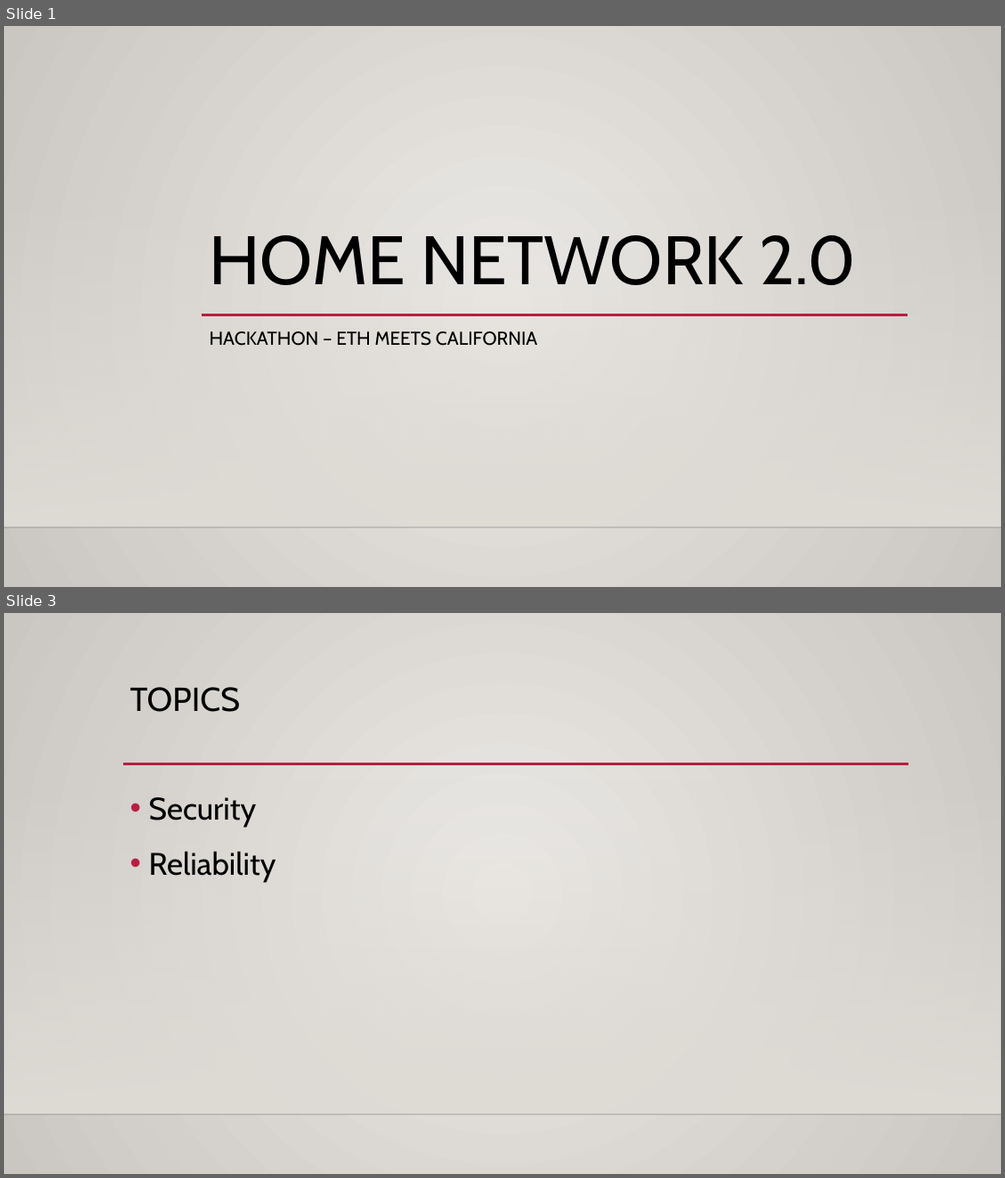
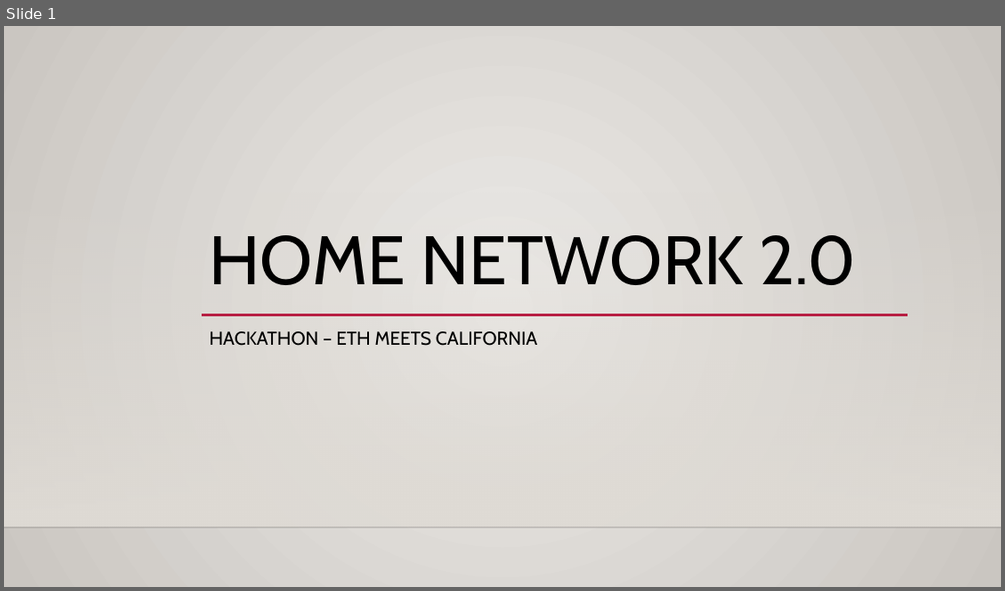
Before and after one commit to pajud/hackathonHomeNetwork, a slide deck: presentation.pptx. Shown one above the other, each under a label of ours: slides 1 and 3 before the commit, slide 1 after it; the slides between them are not shown. The pictures are 1005x1178 and 1005x591 pixels, drawn with LibreOffice and Linux fonts; fonts in the diff are those of the drawing; background and template pictures are left out. Boxes give left, top, right and bottom in pixels: in the first picture for what was removed or moved away, otherwise in the second. Text is boxed around its words. In the diff, an @@ line names an element or a change of style, - is before the commit and + after.

```diff
--- a/presentation.pptx
+++ b/presentation.pptx
@@ slide 3 removed at (4, 613, 1001, 1174), background gradient #ECEAE7 to #CAC7C1; not listed: 2 template elements that a slide beside it also shows @@
@@ title removed at (130, 687, 240, 712) @@
-TOPICS
@@ line removed from (123, 764) to (909, 764) @@
@@ text removed at (149, 797, 276, 883) @@
-• Security
-• Reliability
```
Also in this commit, not shown: 4 slides changed, 2 slides added, 1 other slide removed.
